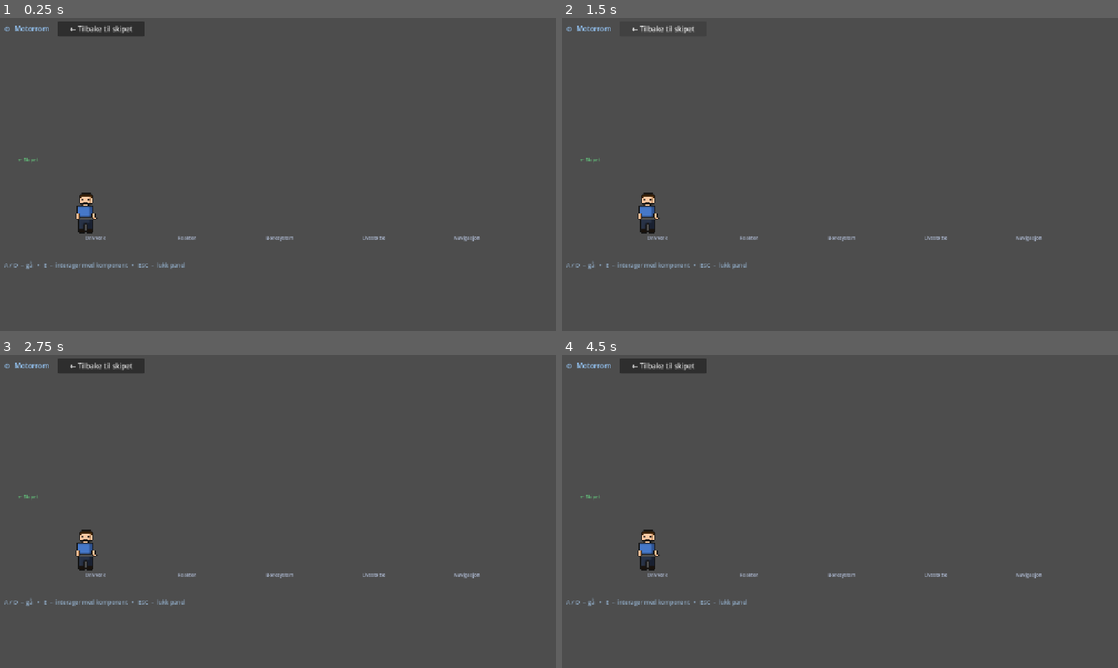
Above: before the commit, frames 1-4 (two rows, left to right).
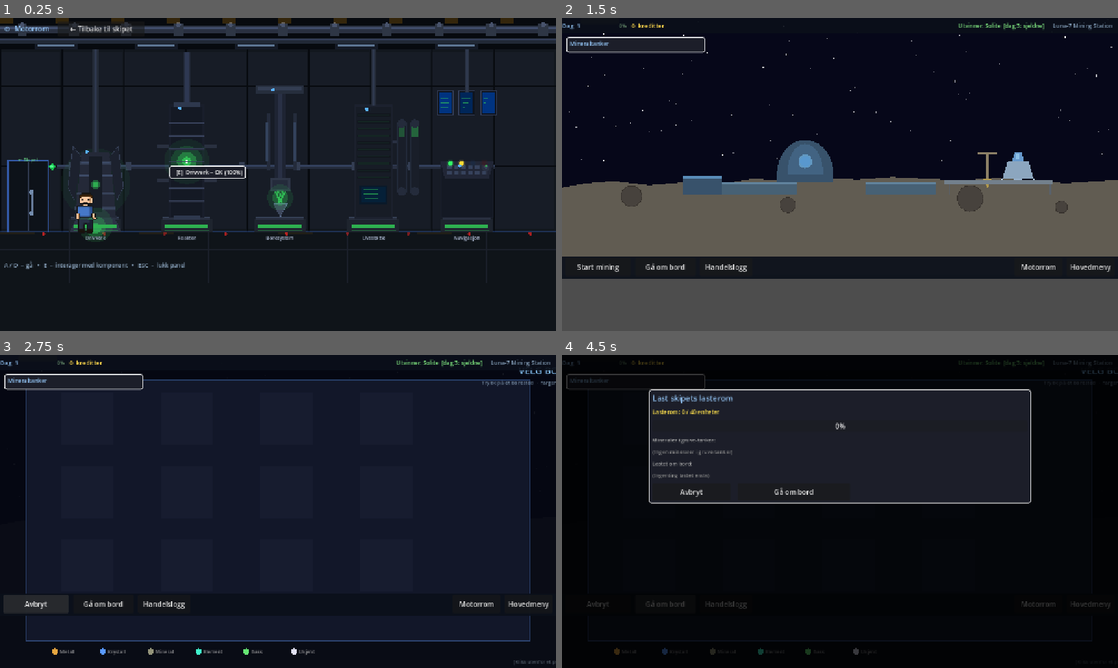
Above: after the commit, the same moments.

Repository: hansarne-lang/bruktbutikk
Game: Godot game, scene res://scenes/engine_room/EngineRoom.tscn
Same seed, same stepped clock (60 frames per second), same inputs: the game is played once before the commit and once after it. This scene is started directly instead of the project's main scene.
Inputs (mouse positions are in pixels of both pictures, inside the frame that each line leads up to):
- Up to frame 1 (0.25 s): no input
- Up to frame 2 (1.5 s): click "← Tilbake til skipet" at 0.5 s; click "← Tilbake til skipet" (after the commit: "← Tilbake til basen") at 1.25 s
- Up to frame 3 (2.75 s): click (33, 605) at 2 s, where only the run after the commit has a clickable "Start mining"
- Up to frame 4 (4.5 s): click (595, 605) at 2.75 s, where only the run after the commit has a clickable "Avbryt"; click (595, 605) at 3.5 s, where only the run after the commit has a clickable "Start mining"; click (667, 605) at 4.25 s, where only the run after the commit has a clickable "Gå om bord"

The runs differ from the first frame. In frame 1, 99% of the frame differs, in the area x 0-100%, y 0-100%; in frame 2, 61%; in frame 3, 100%; in frame 4, 99%.
Error before the commit: Parse Error: Cannot find member "clamp" in base "int". (res://scripts/engine_room/EngineRoom.gd:326)

Commit message:
Fiks: cond.clamp() → clamp(cond, 0, 100) i EngineRoom.gd

Diff:
--- a/scripts/engine_room/EngineRoom.gd
+++ b/scripts/engine_room/EngineRoom.gd
@@ -323,7 +323,7 @@
 	# ── Kondisjon-bar under navneplaten ──────────────────────
 	var bar_x : float = cx - 50.0
 	draw_rect(Rect2(bar_x, 475, 100, 8), Color(0.08, 0.09, 0.12))
-	var bar_w : float = cond.clamp(0, 100) * 1.0
+	var bar_w : float = float(clamp(cond, 0, 100))
 	draw_rect(Rect2(bar_x, 475, bar_w, 8), Color(glow.r, glow.g, glow.b, 0.85))
 
 	# ── Navneplate ───────────────────────────────────────────
